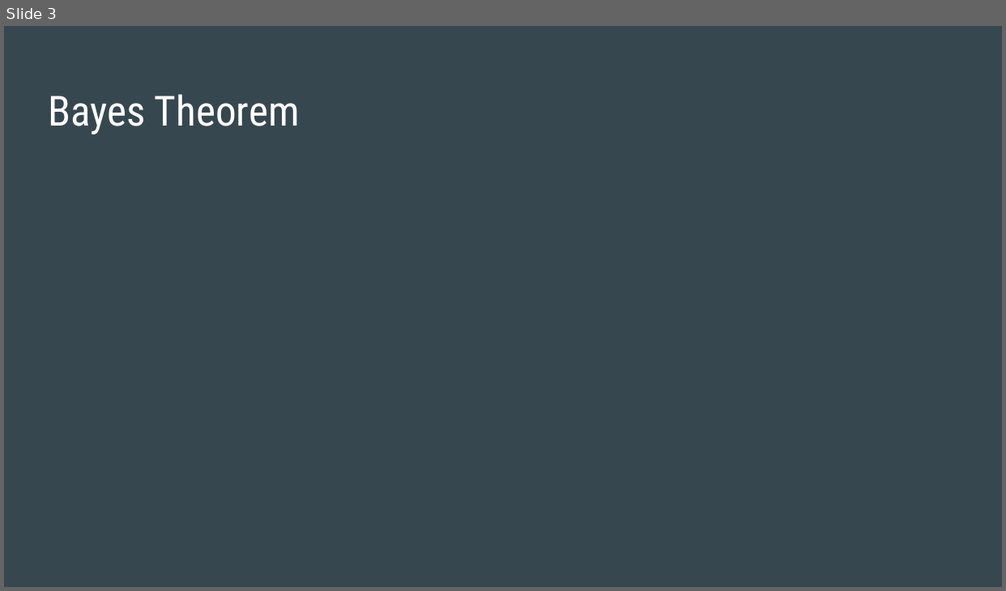
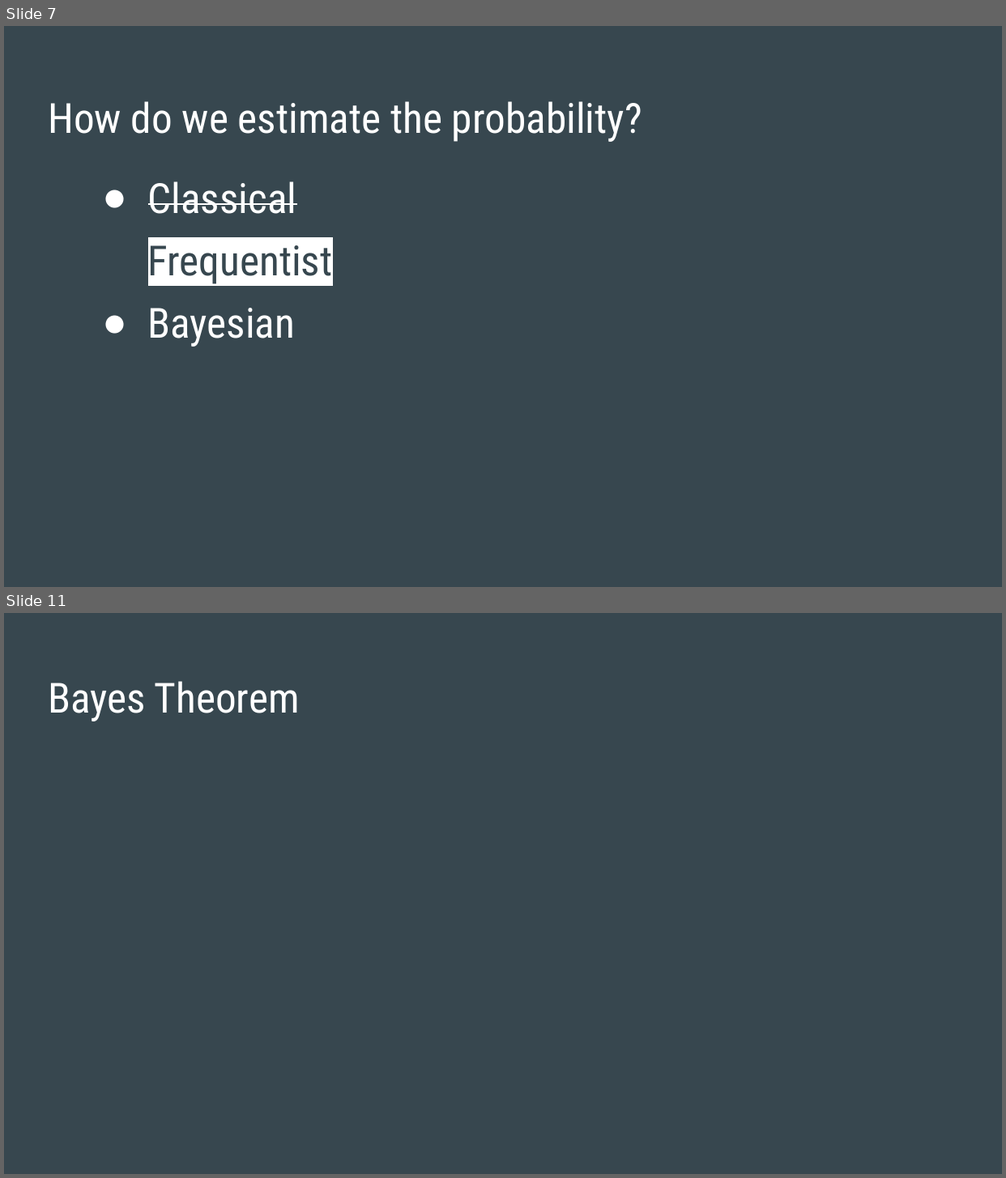
Before and after one commit to SThornewillvE/Hamburg_DS_Meetup_Bayesian-Stats_Intro, a slide deck: slides/intro_to_bayes_slides.pptx. Shown one above the other, each under a label of ours: slide 3 before the commit, slides 7 and 11 after it; the slides between them are not shown. The pictures are 1006x591 and 1006x1178 pixels, drawn with LibreOffice and Linux fonts; fonts in the diff are those of the drawing. Boxes give left, top, right and bottom in pixels: in the first picture for what was removed or moved away, otherwise in the second. Text is boxed around its words. In the diff, an @@ line names an element or a change of style, - is before the commit and + after.

Commit message:
Create slides for classical statistics

```diff
--- a/slides/intro_to_bayes_slides.pptx
+++ b/slides/intro_to_bayes_slides.pptx
@@ slide 7 added at [4, 26, 1002, 587], background #37474F @@
@@ title added at [48, 101, 642, 142], 30 pt, text #FFFFFF @@
+How do we estimate the probability?
@@ text added at [148, 182, 297, 214], 30 pt, text #FFFFFF, strikethrough @@
+● Classical
@@ text added at [148, 246, 333, 284], 30 pt, text #37474F @@
+● Frequentist
@@ text added at [148, 308, 296, 347], 30 pt, text #FFFFFF @@
+● Bayesian
@@ what was slide 3 is now slide 11 @@
```
Also in this commit, not shown: 7 other slides added, 1 other file.
